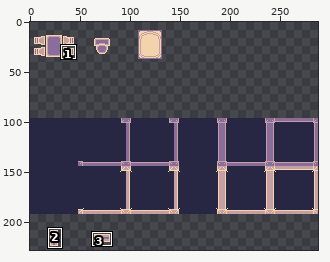
A pixel-art file gets an edit: Assets/Sprites/ase/base.aseprite. The picture above shows the old version from afar; the outline marks the close-up.
Close-up. Before the edit:
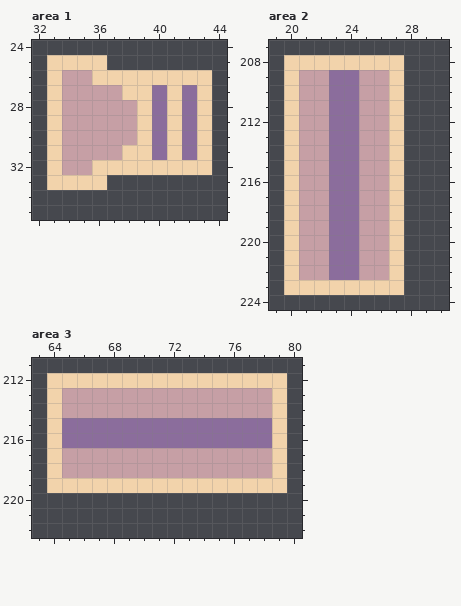
288x240 pixels, 1 frame. Shown: area 1: x 32..44, y 24..35; area 2: x 19..30, y 207..224; area 3: x 63..80, y 211..222. The wide view leaves out empty margins. The commit also changed other parts of the picture, which this record leaves out.
And afterwards:
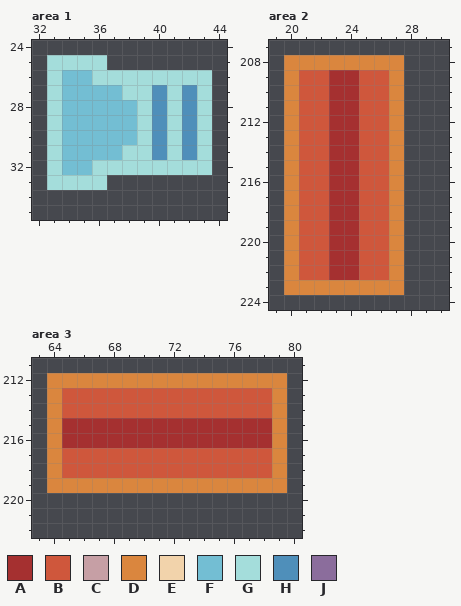
Palette (. is transparent): A #a53030  B #cf573c  C #c69fa5  D #da863e  E #f2d3ab  F #73bed3  G #a4dddb  H #4f8fba  J #8b6d9c
Edits made:
layer "doors/doors" added
layer "doors/vertical-door" removed
layer "doors/horizontal-door" removed
Changed rows in their new state; - is an unchanged pixel.
Area 1, layer "furniture/small-table":
first column x 33:
25 GGGG-------
26 GFFGGGGGGGG
27 GFFFFGGHGHG
28 GFFFFFGHGHG
29 GFFFFFGHGHG
30 GFFFFFGHGHG
31 GFFFFGGHGHG
32 GFFGGGGGGGG
33 GGGG-------
Area 2, layer "doors/doors":
first column x 20:
208 DDDDDDDD
209 DBBAABBD
210 DBBAABBD
211 DBBAABBD
212 DBBAABBD
213 DBBAABBD
214 DBBAABBD
215 DBBAABBD
216 DBBAABBD
217 DBBAABBD
218 DBBAABBD
219 DBBAABBD
220 DBBAABBD
221 DBBAABBD
222 DBBAABBD
223 DDDDDDDD
Area 3, layer "doors/doors":
first column x 64:
212 DDDDDDDDDDDDDDDD
213 DBBBBBBBBBBBBBBD
214 DBBBBBBBBBBBBBBD
215 DAAAAAAAAAAAAAAD
216 DAAAAAAAAAAAAAAD
217 DBBBBBBBBBBBBBBD
218 DBBBBBBBBBBBBBBD
219 DDDDDDDDDDDDDDDD
Changed places in both close-ups, as pixel boxes (x1, y1, x2, y2):
changed: (47, 55, 212, 190)
changed: (284, 55, 404, 295)
changed: (47, 373, 287, 493)
